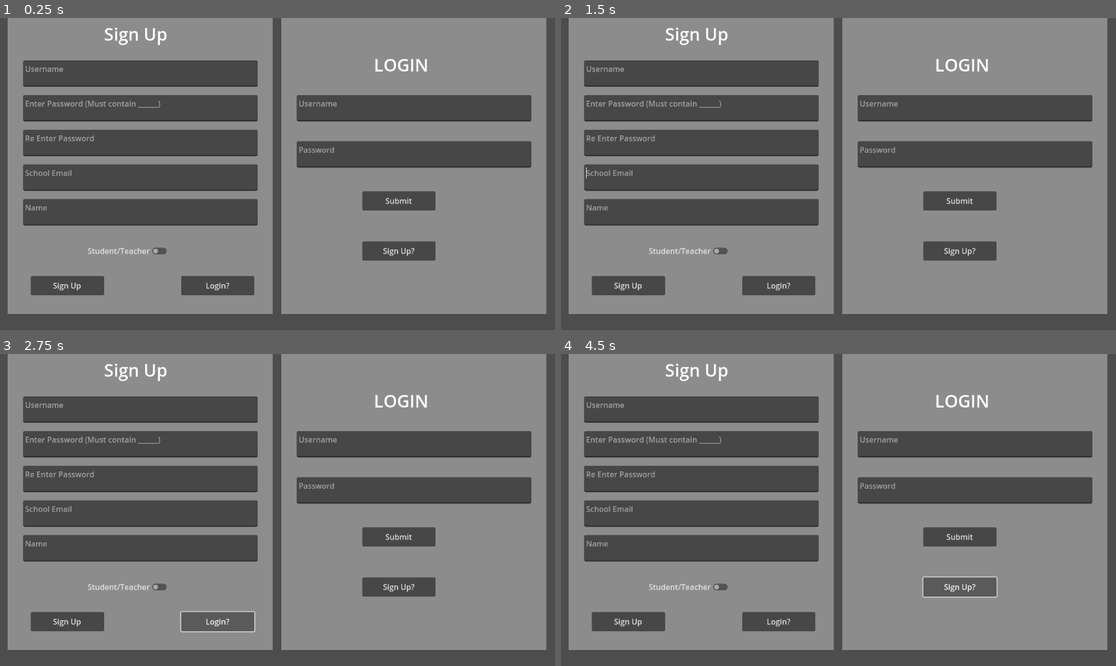
Above: before the commit, frames 1-4 (two rows, left to right).
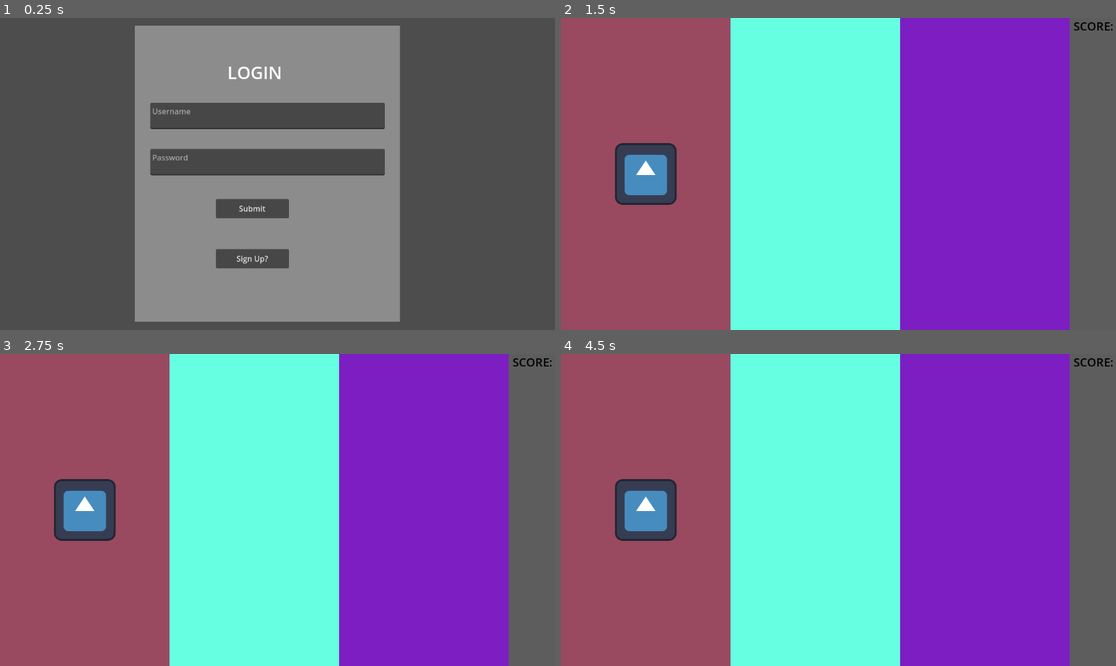
Above: after the commit, the same moments.

Repository: DopeAnt25/SoftwareProjectBackend
Game: Godot game, scene res://Scenes/node_2d.tscn
Same seed, same stepped clock (60 frames per second), same inputs: the game is played once before the commit and once after it. The project has no main scene, so this scene is started directly. The engine's default icon, where the game draws it, is replaced by a stand-in: a white triangle on a blue panel in a dark square.
Inputs (mouse positions are in pixels of both pictures, inside the frame that each line leads up to):
- Up to frame 1 (0.25 s): no input
- Up to frame 2 (1.5 s): click "Submit" at 0.5 s; click (644, 174) at 1.27 s
- Up to frame 3 (2.75 s): click (216, 622) at 2 s, where only the run before the commit has a clickable "Login?"
- Up to frame 4 (4.5 s): click (816, 510) at 2.77 s; click (982, 510) at 3.52 s; click (960, 588) at 4.25 s, where only the run before the commit has a clickable "Sign Up?"

The runs differ from the first frame. In frame 1, 50% of the frame differs, in the area x 1-99%, y 0-98%; in frame 2, 97%, in the area x 0-100%, y 0-100%; in frame 3, 97%; in frame 4, 97%.
Error before the commit: Invalid assignment of property or key 'visable' with value of type 'bool' on a base object of type 'null instance'. (res://Scenes/Main.gd:13)

Commit message:
LoginSceneSwitch

Diff:
--- a/Frontend/Scenes/Main.gd
+++ b/Frontend/Scenes/Main.gd
@@ -3,6 +3,8 @@
 
 # Called when the node enters the scene tree for the first time.
 func _ready():
+	$ColorRect.visible = false
+	$ColorRect2.visible = true
 	pass # Replace with function body.
 
 
@@ -10,20 +12,30 @@
 func _process(delta):
 	pass
 
-	$ColorRect/ClasscodeEnter.visable = false
-
 
 func _on_signup_switch_btn_pressed():
 	#make signup vissble and login invisible
+	$ColorRect2.visible = false
+	$ColorRect.visible = true
+	pass # Replace with function body.
+
+func _on_login_switch_btn_pressed():
+	#make login vissble and sign up invisible
+	$ColorRect.visible = false
+	$ColorRect2.visible = true
+	pass # Replace with function body.
+
+
+func _on_login_btn_button_down():
+	# Auth user
+
+	# switch scenses with the scene manager
+	get_tree().change_scene_to_file("res://Scenes/gameManager.tscn")
 
 	pass # Replace with function body.
 
 
-func _on_login_switch_btn_pressed():
-		#make login vissble and sign up invisible
+func _on_signup_btn_button_down():
+	#switch to the scene manager
+	get_tree().change_scene_to_file("res://Scenes/gameManager.tscn")
 	pass # Replace with function body.
-
-
-func _on_login_btn_button_down():
-	# switch scenses with the scene manager
-	pass # Replace with function body.
--- a/Frontend/Scenes/gameManager.tscn
+++ b/Frontend/Scenes/gameManager.tscn
@@ -1,7 +1,64 @@
-[gd_scene format=3 uid="uid://cq10b06s81k83"]
+[gd_scene load_steps=3 format=3 uid="uid://cq10b06s81k83"]
+
+[ext_resource type="Texture2D" uid="uid://dlviqx3f2dt3y" path="res://icon.svg" id="1_qgids"]
+
+[sub_resource type="SystemFont" id="SystemFont_fxnm1"]
 
 [node name="GameManager" type="Node2D"]
 
 [node name="ColorRect" type="ColorRect" parent="."]
+offset_left = 1056.0
 offset_right = 1152.0
 offset_bottom = 648.0
+color = Color(0.364706, 0.364706, 0.364706, 1)
+
+[node name="ColorRect3" type="ColorRect" parent="."]
+offset_left = 704.0
+offset_right = 1056.0
+offset_bottom = 648.0
+color = Color(0.486275, 0.117647, 0.756863, 1)
+
+[node name="ColorRect2" type="ColorRect" parent="."]
+offset_left = 352.0
+offset_right = 704.0
+offset_bottom = 648.0
+color = Color(0.4, 1, 0.886275, 1)
+
+[node name="ColorRect1" type="ColorRect" parent="."]
+offset_right = 352.0
+offset_bottom = 648.0
+color = Color(0.603922, 0.290196, 0.376471, 1)
+
+[node name="Game1BTN" type="TextureButton" parent="."]
+offset_right = 352.0
+offset_bottom = 648.0
+texture_normal = ExtResource("1_qgids")
+stretch_mode = 3
+
+[node name="Game2BTN" type="TextureButton" parent="."]
+offset_left = 352.0
+offset_right = 704.0
+offset_bottom = 648.0
+
+[node name="Game3BTN" type="TextureButton" parent="."]
+offset_left = 704.0
+offset_right = 1056.0
+offset_bottom = 648.0
+
+[node name="ScoretextLabel" type="Label" parent="."]
+offset_left = 1064.0
+offset_right = 1164.0
+offset_bottom = 40.0
+theme_override_colors/font_color = Color(0, 0, 0, 1)
+theme_override_fonts/font = SubResource("SystemFont_fxnm1")
+theme_override_font_sizes/font_size = 24
+text = "SCORE:"
+
+[node name="ScoreNumberLabel" type="Label" parent="."]
+offset_left = 2112.0
+offset_right = 2212.0
+offset_bottom = 40.0
+theme_override_colors/font_color = Color(0, 0, 0, 1)
+theme_override_fonts/font = SubResource("SystemFont_fxnm1")
+theme_override_font_sizes/font_size = 27
+text = "SCORE:"
--- a/Frontend/Scenes/node_2d.tscn
+++ b/Frontend/Scenes/node_2d.tscn
@@ -6,9 +6,10 @@
 script = ExtResource("1_sx1t2")
 
 [node name="ColorRect" type="ColorRect" parent="."]
-offset_left = 16.0
-offset_right = 566.0
-offset_bottom = 615.0
+offset_left = 280.0
+offset_top = 16.0
+offset_right = 830.0
+offset_bottom = 631.0
 color = Color(0.54902, 0.54902, 0.54902, 1)
 
 [node name="Username" type="TextEdit" parent="ColorRect"]
@@ -95,9 +96,10 @@
 text = "Sign Up"
 
 [node name="ColorRect2" type="ColorRect" parent="."]
-offset_left = 584.0
-offset_right = 1134.0
-offset_bottom = 615.0
+offset_left = 280.0
+offset_top = 16.0
+offset_right = 830.0
+offset_bottom = 631.0
 color = Color(0.54902, 0.54902, 0.54902, 1)
 
 [node name="Username" type="TextEdit" parent="ColorRect2"]
@@ -148,5 +150,6 @@
 
 [connection signal="button_down" from="ColorRect/StudentTeacherCheck" to="." method="_on_check_button_button_down"]
 [connection signal="pressed" from="ColorRect/LoginSwitchBTN" to="." method="_on_login_switch_btn_pressed"]
+[connection signal="button_down" from="ColorRect/SignupBTN" to="." method="_on_signup_btn_button_down"]
 [connection signal="button_down" from="ColorRect2/LoginBTN" to="." method="_on_login_btn_button_down"]
 [connection signal="pressed" from="ColorRect2/SignupSwitchBTN" to="." method="_on_signup_switch_btn_pressed"]
